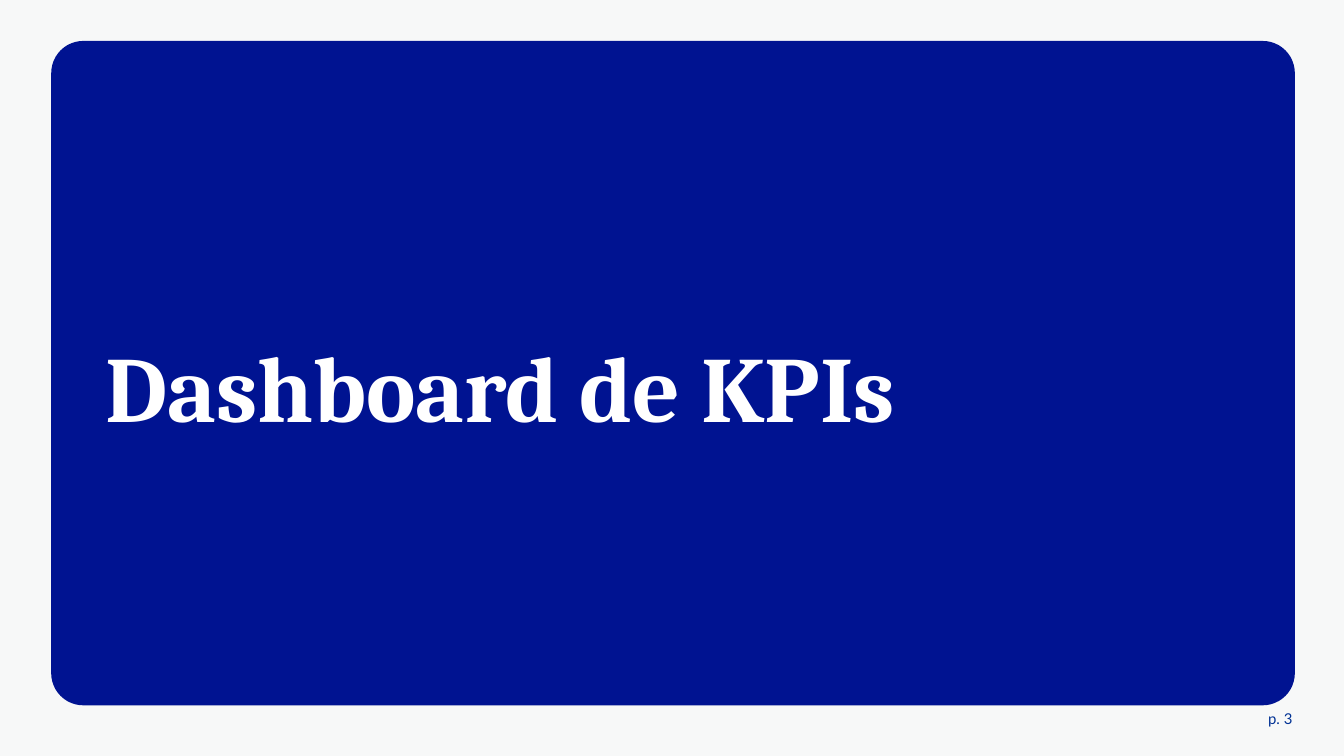
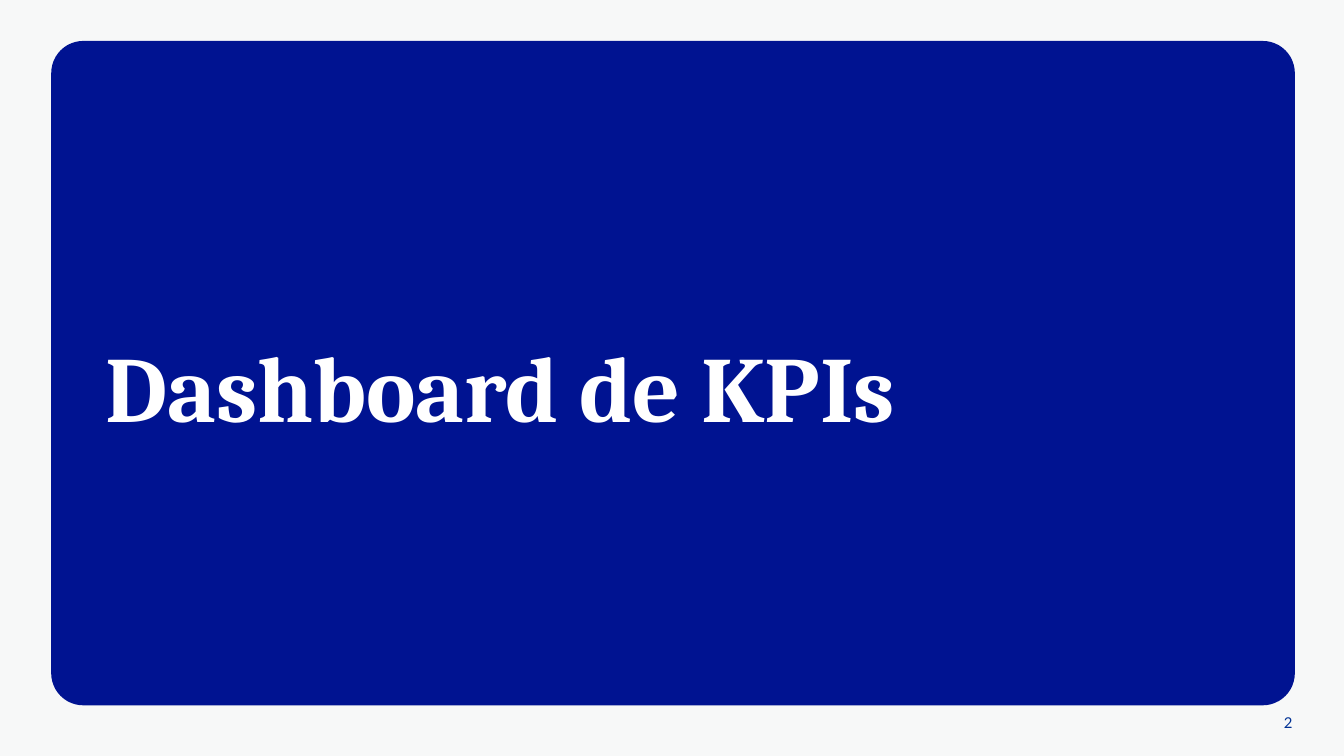
Before and after one commit to felixdelbarrio/bug-resolution-radar, a slide deck: slide 2 of src/bug_resolution_radar/reports/templates/Seguimiento de incidencias del periodo.pptx (slide 3 before the commit). Drawn at 1344x756 pixels with LibreOffice and Linux fonts; fonts in the diff are those of the drawing. Boxes give left, top, right and bottom in pixels: in the first picture for what was removed or moved away, otherwise in the second. Text is boxed around its words. In the diff, an @@ line names an element or a change of style, - is before the commit and + after.

```diff
--- a/src/bug_resolution_radar/reports/templates/Seguimiento de incidencias del periodo.pptx
+++ b/src/bug_resolution_radar/reports/templates/Seguimiento de incidencias del periodo.pptx
@@ page number removed at [1268, 713, 1293, 727] @@
-p. 3
@@ page number added at [1284, 717, 1293, 728], 8 pt, text #003194 @@
+2
```
Also in this commit, not shown: 6 other slides changed, 13 slides removed, 5 other files.
